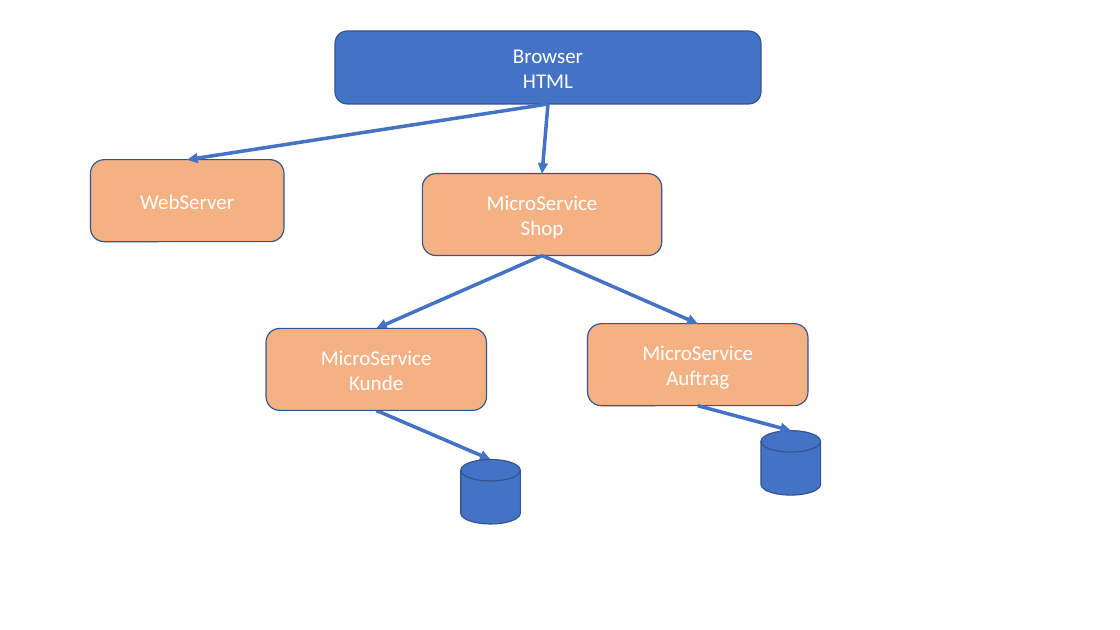
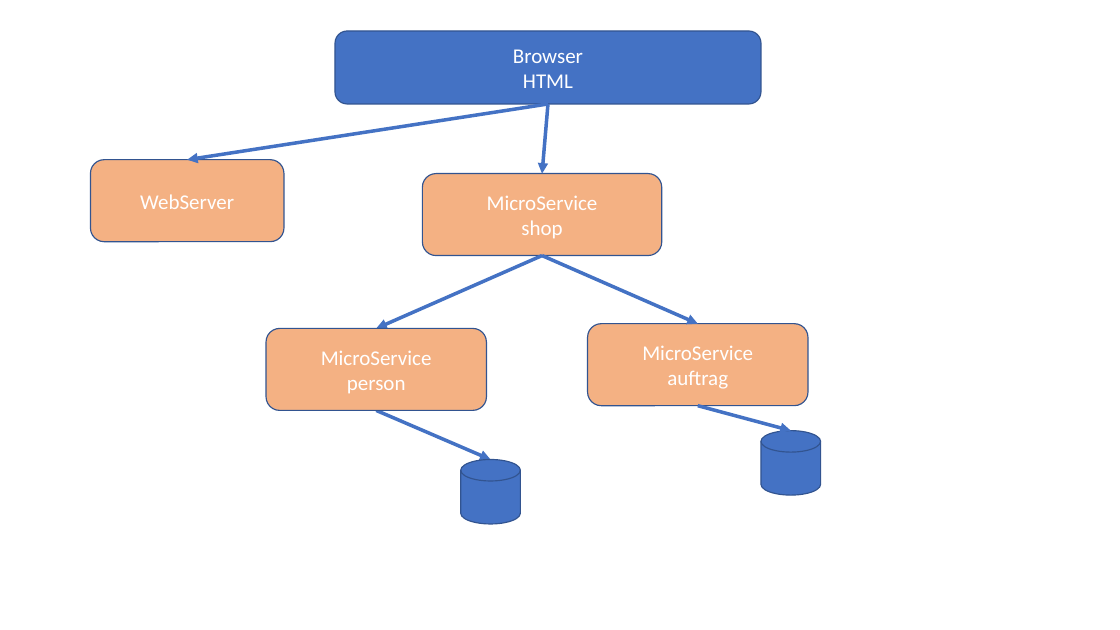
Before and after one commit to igeldo/PR4-SoSe23, a slide deck: slide 4 of Architektur.pptx. Drawn at 1120x630 pixels with LibreOffice and Linux fonts; fonts in the diff are those of the drawing. Boxes give left, top, right and bottom in pixels: in the first picture for what was removed or moved away, otherwise in the second. Text is boxed around its words. In the diff, an @@ line names an element or a change of style, - is before the commit and + after.

```diff
--- a/Architektur.pptx
+++ b/Architektur.pptx
@@ text in rounded rectangle at bbox=[487, 195, 598, 239]: text changed @@
-MicroService
-Shop
+MicroService
+shop
@@ text in rounded rectangle at bbox=[321, 350, 432, 394]: text changed @@
-MicroService
-Kunde
+MicroService
+person
@@ text in rounded rectangle at bbox=[642, 345, 753, 389]: text changed @@
-MicroService
-Auftrag
+MicroService
+auftrag
```
Also in this commit, not shown: 25 other files.
